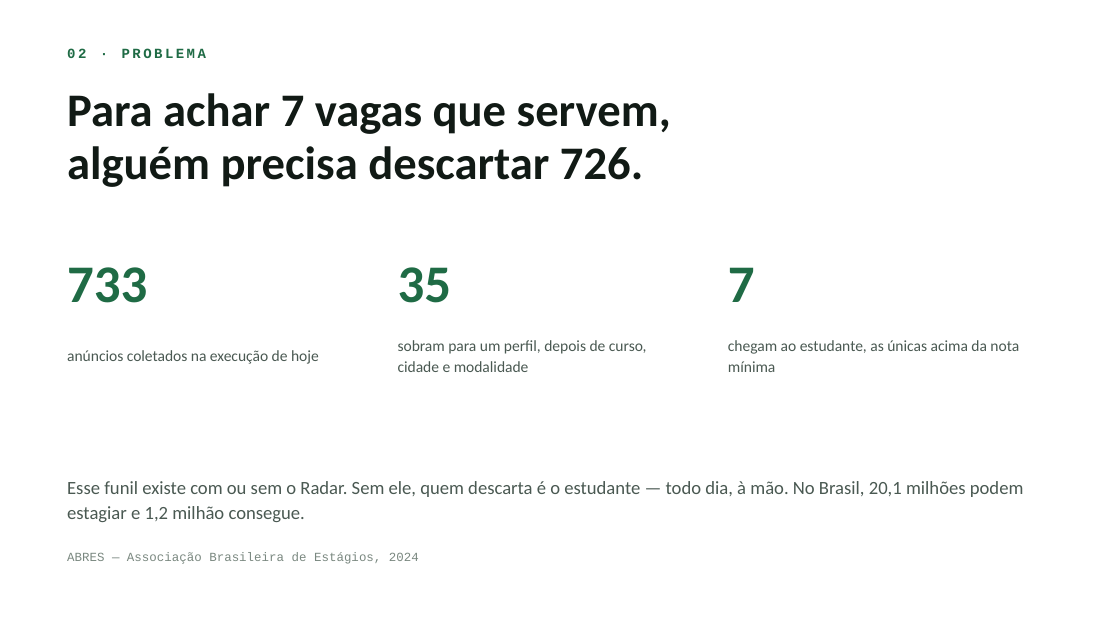
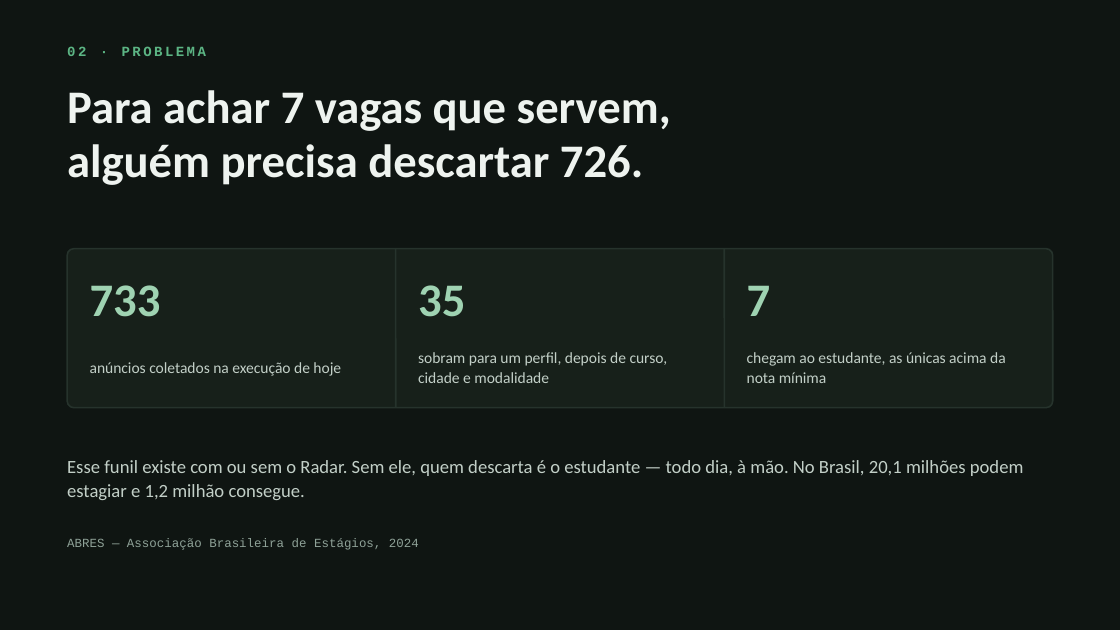
Before and after one commit to RadarEstagio/RadarEstagio, a slide deck: slide 2 of apresentacao/radar-de-estagio-pit.pptx. Drawn at 1120x630 pixels with LibreOffice and Linux fonts; fonts in the diff are those of the drawing. Boxes give left, top, right and bottom in pixels: in the first picture for what was removed or moved away, otherwise in the second. Text is boxed around its words. In the diff, an @@ line names an element or a change of style, - is before the commit and + after.

```diff
--- a/apresentacao/radar-de-estagio-pit.pptx
+++ b/apresentacao/radar-de-estagio-pit.pptx
@@ background #FFFFFF to #0F1512 @@
@@ text "02 · PROBLEMA" at (67,46,207,56): text colour #1F6B45 to #5CB584 @@
@@ text "Para achar 7 vagas que ..." at (67,90,671,185): text colour #111A15 to #EEF3EF @@
@@ rounded rectangle added at (67,249,1053,408), fill #17201A, outline #26332C 1 pt @@
@@ size 34 to 30 pt, text colour #1F6B45 to #9FD3B2; line spacing 1 to 0.95 in 3 elements at (747,285,771,316), (418,285,465,317), (90,285,161,317) @@
@@ text "733": place and size @@
-text "733" at (67,267,147,303)
+text "733" at (90,285,161,317)
@@ line added from (395, 249) to (395, 408), #26332C 1 pt @@
@@ text "35": place and size @@
-text "35" at (398,267,452,303)
+text "35" at (418,285,465,317)
@@ line added from (725, 249) to (725, 408), #26332C 1 pt @@
@@ text "7": place and size @@
-text "7" at (728,267,755,302)
+text "7" at (747,285,771,316)
@@ text colour #4A5952 to #C2CFC7 in 4 elements at (67,460,1024,500), (747,352,1006,383), (418,352,668,383), (90,362,341,376) @@
@@ text "anúncios coletados na execução de ...": place and size @@
-text "anúncios coletados na execução de ..." at (67,350,319,364)
+text "anúncios coletados na execução de ..." at (90,362,341,376)
@@ text "sobram para um perfil, depois ...": place and size @@
-text "sobram para um perfil, depois ..." at (398,340,647,372)
+text "sobram para um perfil, depois ..." at (418,352,668,383)
@@ text "chegam ao estudante, as únicas ...": place and size @@
-text "chegam ao estudante, as únicas ..." at (728,340,1019,372)
+text "chegam ao estudante, as únicas ..." at (747,352,1006,383)
@@ text "Esse funil existe com ou ...": place and size @@
-text "Esse funil existe com ou ..." at (67,481,1024,522)
+text "Esse funil existe com ou ..." at (67,460,1024,500)
@@ text "ABRES — Associação Brasileira de ...": place and size @@
-text "ABRES — Associação Brasileira de ..." at (67,552,419,564)
+text "ABRES — Associação Brasileira de ..." at (67,538,419,550)
@@ text "ABRES — Associação Brasileira de ..." at (67,538,419,550): text colour #7A8880 to #8FA298 @@
```
Also in this commit, not shown: 9 other slides changed, 1 other file.
